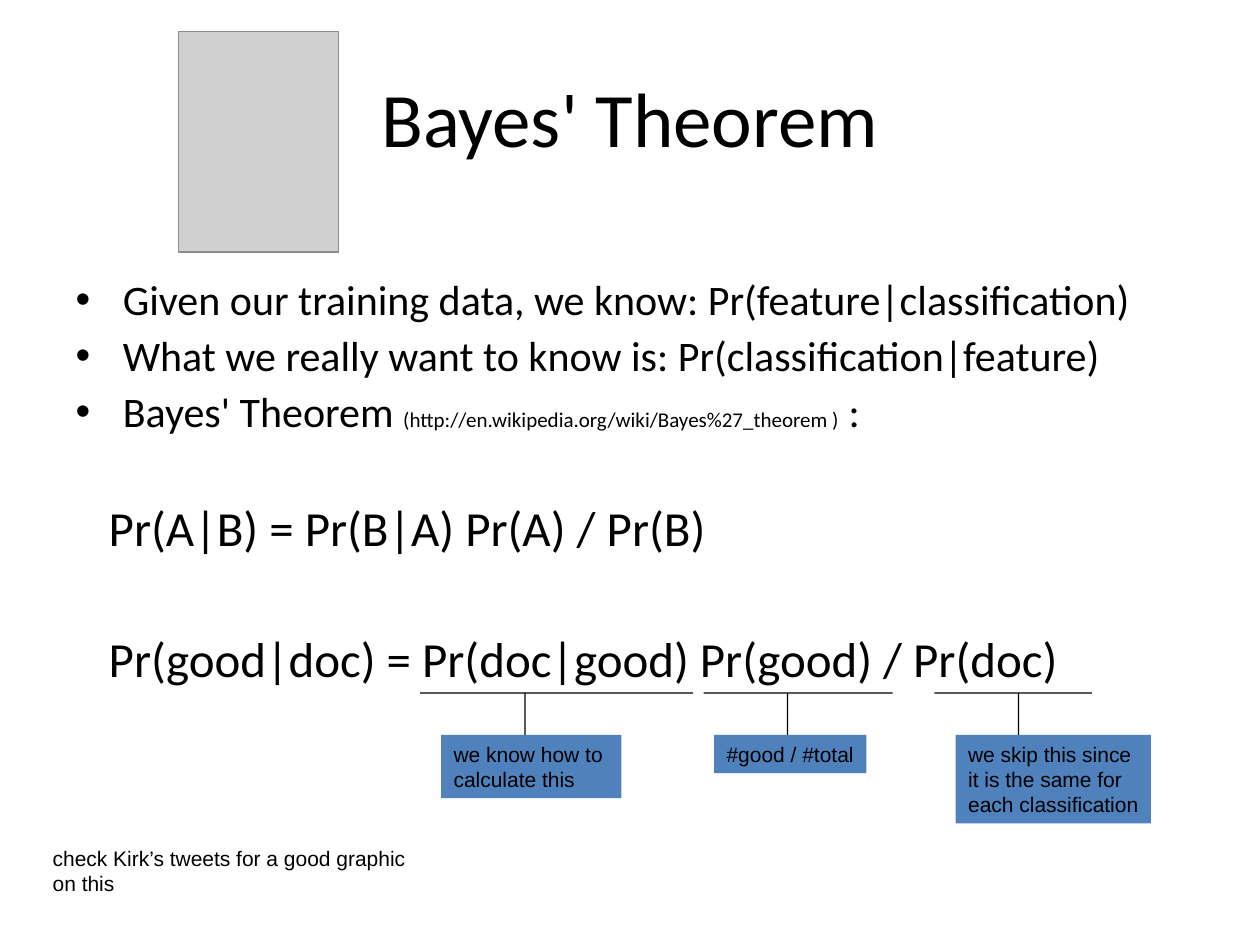
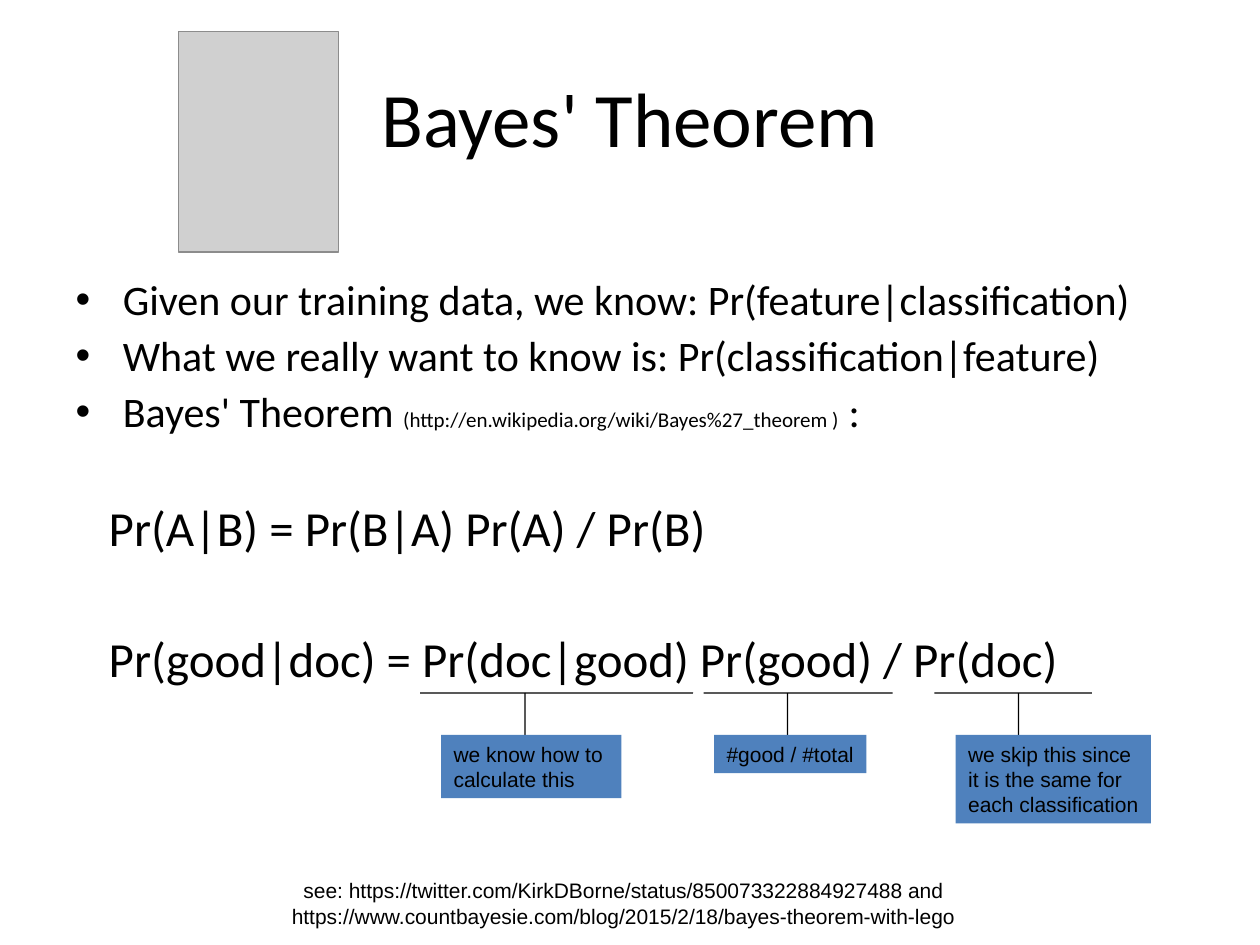
Before and after one commit to phonedude/cs532-s17, a slide deck: slide 17 of slides/week-14-document-filtering.ppt. Drawn at 1260x945 pixels with LibreOffice and Linux fonts; fonts in the diff are those of the drawing; grey boxes stand for pictures. Boxes give left, top, right and bottom in pixels: in the first picture for what was removed or moved away, otherwise in the second. Text is boxed around its words. In the diff, an @@ line names an element or a change of style, - is before the commit and + after.

Commit message:
minor update to W14 slides

```diff
--- a/slides/week-14-document-filtering.ppt
+++ b/slides/week-14-document-filtering.ppt
@@ text removed at (53,850,405,892) @@
-check Kirk’s tweets for a good graphic on this
@@ text added at (292,882,955,928), 12 pt, text #000000 @@
+see: https://twitter.com/KirkDBorne/status/850073322884927488 and
+https://www.countbayesie.com/blog/2015/2/18/bayes-theorem-with-lego
```
